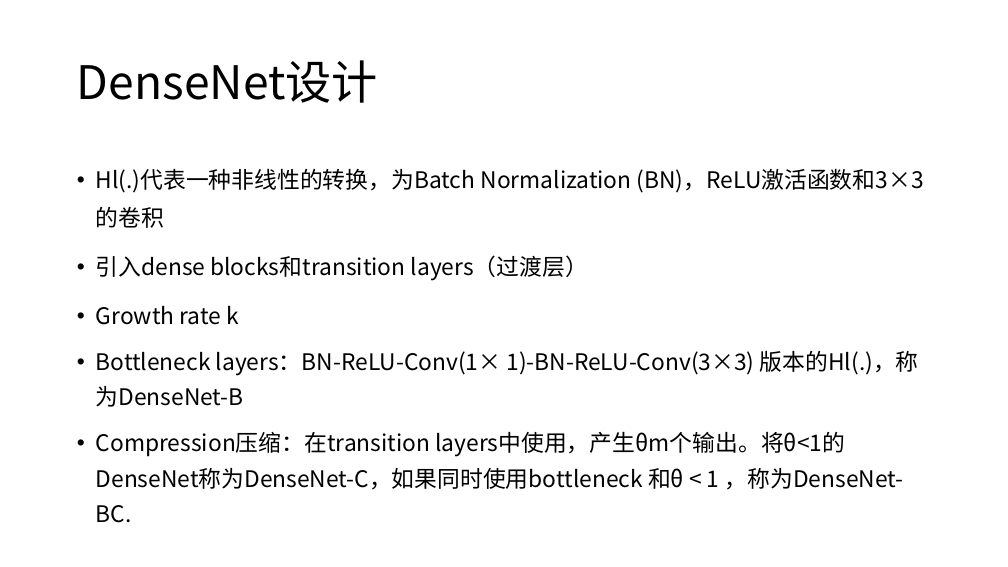
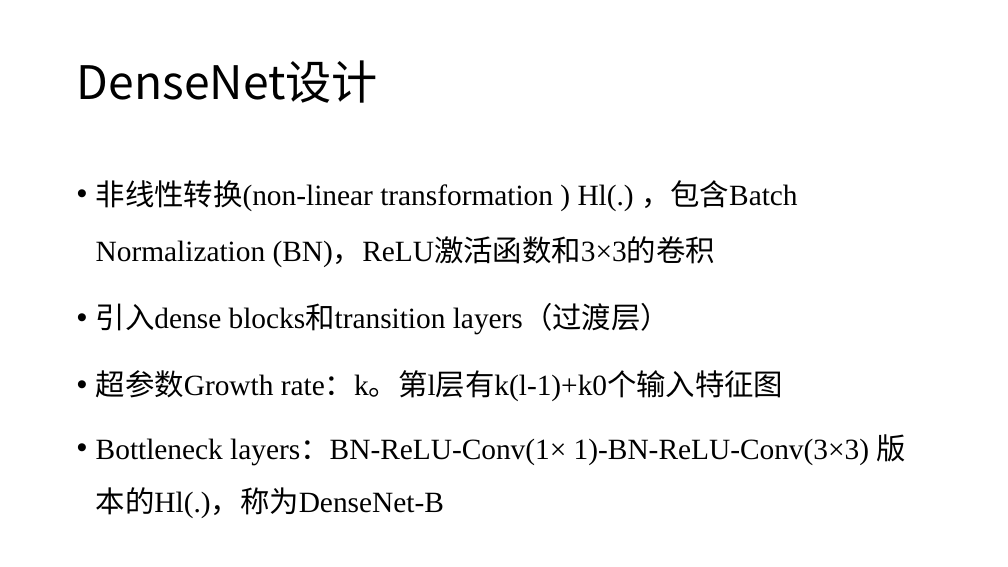
Before and after one commit to XianzhengWU/deeplearning_papernotes, a slide deck: slide 18 of 第二次组会_2018.10.15.pptx (slide 20 before the commit). Drawn at 1008x567 pixels with LibreOffice and Linux fonts; fonts in the diff are those of the drawing. Boxes give left, top, right and bottom in pixels: in the first picture for what was removed or moved away, otherwise in the second. Text is boxed around its words. In the diff, an @@ line names an element or a change of style, - is before the commit and + after.

```diff
--- a/第二次组会_2018.10.15.pptx
+++ b/第二次组会_2018.10.15.pptx
@@ text at (96, 180, 798, 267): text changed; size 21.7 to 28 pt; font Noto Sans CJK SC to Times New Roman @@
-• Hl(.)代表一种非线性的转换，为Batch Normalization (BN)，ReLU激活函数和3×3的卷积
+• 非线性转换(non-linear transformation ) Hl(.) ，包含Batch Normalization (BN)，ReLU激活函数和3×3的卷积
@@ text at (96, 303, 906, 518): size 21.7 to 28 pt, font Noto Sans CJK SC to Times New Roman in "引入dense blocks和transition layers（过渡层）", "Bottleneck layers：BN-ReLU-Conv(1× 1)-BN-ReLU-Conv(3×3) 版本的Hl ..."; line spacing 1.4 to 1.6; line spacing 1.3 to 1.5 @@
@@ text at (96, 370, 783, 401): text changed; size 21.7 to 28 pt; font Noto Sans CJK SC to Times New Roman @@
-• Growth rate k
+• 超参数Growth rate：k。第l层有k(l-1)+k0个输入特征图
@@ text at (96, 432, 904, 523): paragraph removed @@
-• Compression压缩：在transition layers中使用，产生θm个输出。将θ<1的DenseNet称为DenseNet-C，如果同时使用bottleneck 和θ < 1 ，称为DenseNet-BC.
```
Also in this commit, not shown: 5 other slides changed, 3 slides added, 4 slides removed, 3 other files.
